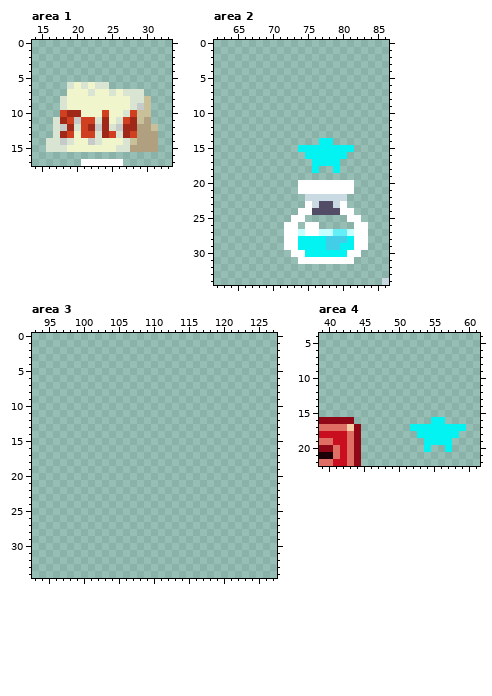
File history of a pixel-art file, Leore/Content/shopItems.aseprite. Above is the file before it was changed.
128x64 pixels, 1 frame. Colours within 5 levels of each other are drawn and written as one. Shown: area 1: x 14..33, y 0..17; area 2: x 62..86, y 0..34; area 3: x 93..127, y 0..34; area 4: x 39..61, y 4..22. The commit also changed other parts of the picture, which this record leaves out.
Now the later version:
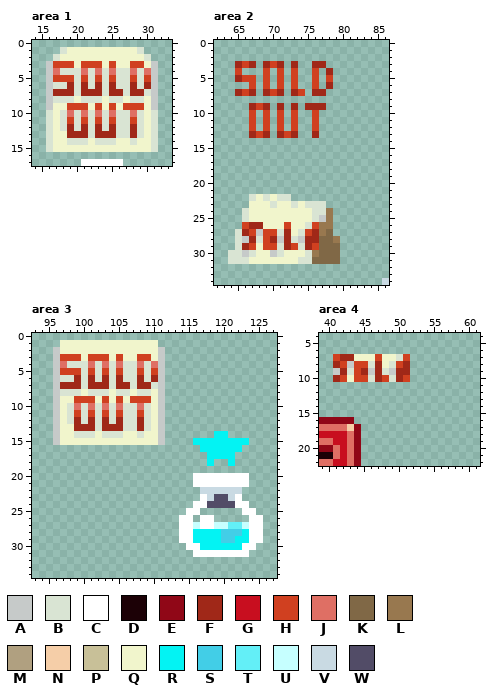
Palette (. is transparent): A #c6cac9  B #d9e4d3  C #ffffff  D #1c0106  E #900717  F #a02818  G #c80e1f  H #d04020  J #df6f64  K #806846  L #98784f  M #b0a080  N #f5cea8  P #c8c098  Q #f1f5cc  R #03f3f3  S #42cee7  T #63eff7  U #c6ffff  V #c9dae3  W #524c67
Edits made:
--- area 1
@@ x 14..33 @@
  0 ....................
- 1 ....................
- 2 ....................
- 3 ....................
- 4 ....................
- 5 ....................
- 6 .....BQBQBB.........
- 7 .....QQQBQQBQBBB....
- 8 ....BQQQQQQQQQBBP...
- 9 ....BQQQQQQQQQBAP...
-10 ....HFFQQQHQQBHPP...
-11 ...BFHAHHBFQBHFPM...
-12 ...BAFBHFAFBAFFMMP..
-13 ...BFHQHHBFHBFHMMM..
-14 ..BBABQQABQQQBPMMM..
-15 ..BBBQQQQQQQBBMMMM..
+ 1 ....BQQQQQQQQQQB....
+ 2 ...BQQQQQQQQQQQQB...
+ 3 ..AHHHQHHHQHQQHHQA..
+ 4 ..AJBBBJBJBJBBJBJA..
+ 5 ..AHHHBHBHBHBBHBHA..
+ 6 ..ABBFBFBFBFBBFBFA..
+ 7 ..AFFFBFFFBFFBFFBA..
+ 8 ..ABBBQBBBQBBQBBQA..
+ 9 ..AQQHHHQHQHQHHHQA..
+10 ..BQBJBJBJBJBBJBQB..
+11 ..BQBHBHBHBHBBHBQB..
+12 ..BQBFBFBFBFBBFBQB..
+13 ..BQQFFFBFFFBBFBQB..
+14 ..BQQBBBQBBBQQBQQB..
+15 ..BQQQQQQQQQQQQQQB..
 16 ....................
--- area 2
@@ x 62..86 @@
  2 .........................
- 3 .........................
- 4 .........................
- 5 .........................
- 6 .........................
- 7 .........................
+ 3 ...FHF.FHF.F..FF.........
+ 4 ...H...H.H.H..H.F........
+ 5 ...FHH.H.H.H..H.H........
+ 6 .....H.H.H.H..H.F........
+ 7 ...FHF.FHF.FH.FF.........
  8 .........................
- 9 .........................
-10 .........................
-11 .........................
-12 .........................
-13 .........................
-14 ...............RR........
-15 ............RRRRRRRR.....
-16 .............RRRRRR......
-17 ..............RRRR.......
-18 ..............R..R.......
+ 9 .....FHF.F.F.FFF.........
+10 .....H.H.H.H..H..........
+11 .....H.H.H.H..H..........
+12 .....H.H.H.H..H..........
+13 .....FHF.FHF..F..........
+14 .........................
+15 .........................
+16 .........................
+17 .........................
+18 .........................
 19 .........................
-20 ............CCCCCCCC.....
-21 ............CCCCCCCC.....
-22 .............VVVVVV......
-23 .............CVWWVC......
-24 ............CCWWWWCC.....
-25 ...........CC......CC....
-26 ..........CC.CC.....CC...
-27 ..........CCUCCUUTTUCC...
-28 ..........CCRRRRSSSRCC...
-29 ..........CCRRRRSSRRCC...
-30 ...........CCRRRRRRCC....
-31 ............CCCCCCCC.....
+20 .........................
+21 .........................
+22 .....BQBQBB..............
+23 .....QQQBQQBQBBB.........
+24 ....BQQQQQQQQQBBL........
+25 ....BQQQQQQQQQBAL........
+26 ....HFFQQQHQQBHLL........
+27 ...BFHAHHBFQBHFLK........
+28 ...BAFBHFAFBAFFKKL.......
+29 ...BFHQHHBFHBFHKKK.......
+30 ..BBABQQABQQQBLKKK.......
+31 ..BBBQQQQQQQBBKKKK.......
 32 .........................
--- area 3
@@ x 93..127 @@
  0 ...................................
- 1 ...................................
- 2 ...................................
- 3 ...................................
- 4 ...................................
- 5 ...................................
- 6 ...................................
- 7 ...................................
- 8 ...................................
- 9 ...................................
-10 ...................................
-11 ...................................
-12 ...................................
-13 ...................................
-14 ...................................
-15 ...................................
-16 ...................................
-17 ...................................
-18 ...................................
+ 1 ....QQQQQQQQQQQQQQ.................
+ 2 ...AQQQQQQQQQQQQQQA................
+ 3 ...AHHHQHHHQHQQHHQA................
+ 4 ...AJBBBJBJBJBBJBJA................
+ 5 ...AHHHBHBHBHBBHBHA................
+ 6 ...ABBFBFBFBFBBFBFA................
+ 7 ...AFFFBFFFBFFBFFBA................
+ 8 ...ABBBQBBBQBBQBBQA................
+ 9 ...AQQHHHQHQHQHHHQA................
+10 ...AQBJBJBJBJBBJBQA................
+11 ...AQBHBHBHBHBBHBQA................
+12 ...AQBFBFBFBFBBFBQA................
+13 ...AQQFFFBFFFBBFBQA................
+14 ...AQQBBBQBBBQQBQQA.......RR.......
+15 ...AQQQQQQQQQQQQQQA....RRRRRRRR....
+16 ........................RRRRRR.....
+17 .........................RRRR......
+18 .........................R..R......
 19 ...................................
-20 ...................................
-21 ...................................
-22 ...................................
-23 ...................................
-24 ...................................
-25 ...................................
-26 ...................................
-27 ...................................
-28 ...................................
-29 ...................................
-30 ...................................
-31 ...................................
+20 .......................CCCCCCCC....
+21 .......................CCCCCCCC....
+22 ........................VVVVVV.....
+23 ........................CVWWVC.....
+24 .......................CCWWWWCC....
+25 ......................CC......CC...
+26 .....................CC.CC.....CC..
+27 .....................CCUCCUUTTUCC..
+28 .....................CCRRRRSSSRCC..
+29 .....................CCRRRRSSRRCC..
+30 ......................CCRRRRRRCC...
+31 .......................CCCCCCCC....
 32 ...................................
--- area 4
@@ x 39..53 @@
  6 ...............
- 7 ...............
- 8 ...............
- 9 ...............
-10 ...............
+ 7 ..HFFQQQHQQBH..
+ 8 ..FHAHHBFQBHF..
+ 9 ..AFBHFAFBAFF..
+10 ..FHQHHBFHBFH..
 11 ...............
@@ x 50..61 @@
 15 ............
-16 .....RR.....
-17 ..RRRRRRRR..
-18 ...RRRRRR...
-19 ....RRRR....
-20 ....R..R....
+16 ............
+17 ............
+18 ............
+19 ............
+20 ............
 21 ............
Boxes around the changes in both pictures, in picture pixels (x1, y1, x2, y2):
changed: (46, 47, 158, 152)
changed: (228, 61, 368, 264)
added: (53, 340, 263, 557)
added: (333, 354, 410, 382)
erased: (410, 417, 466, 452)
